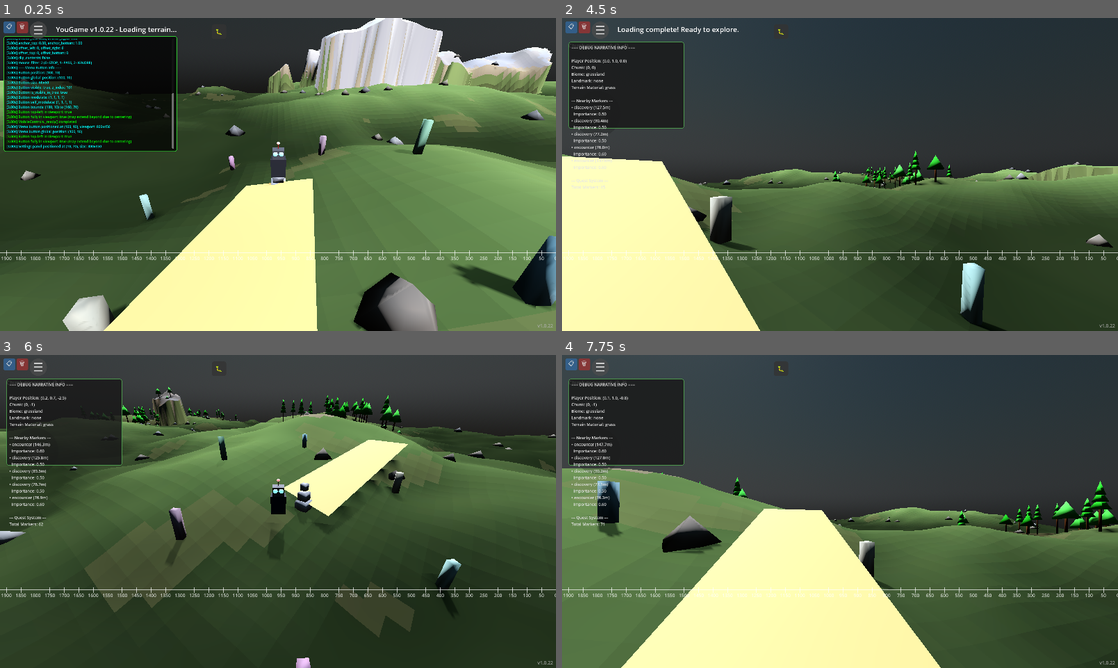
Above: before the commit, frames 1-4 (two rows, left to right).
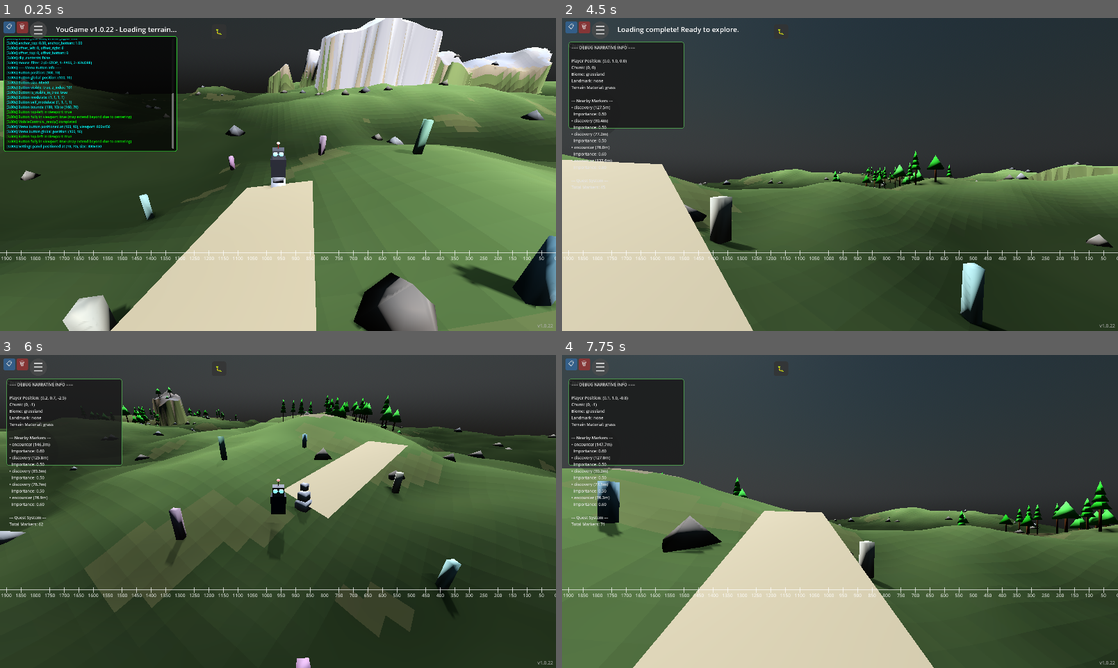
Above: after the commit, the same moments.

Repository: felix-dieterle/YouGame_godot4_public
Game: Godot game, scene res://scenes/main.tscn
Same seed, same stepped clock (60 frames per second), same inputs: the game is played once before the commit and once after it.
Inputs (mouse positions are in pixels of both pictures, inside the frame that each line leads up to):
- Up to frame 1 (0.25 s): no input
- Up to frame 2 (4.5 s): click "📋" at 0.5 s; click "🗑" at 1.25 s; click "☰" at 2 s; click "▶ Resume Game" at 2.75 s; click "🐛" at 3.5 s; tap Enter at 4.25 s; move the mouse to (962, 158) at 4.27 s; hold Right (ui_right) from 4.28 s (still down); hold V (toggle_camera_view) from 4.28 s (still down); click (962, 158) at 4.42 s
- Up to frame 3 (6 s): release Right (ui_right) at 5 s; release V (toggle_camera_view) at 5 s; drag from (166, 527) to (250, 574) at 5.02 s; move the mouse to (333, 442) at 5.77 s; hold Right (ui_right) from 5.78 s (still down); hold V (toggle_camera_view) from 5.78 s (still down)
- Up to frame 4 (7.75 s): release Right (ui_right) at 6.5 s; release V (toggle_camera_view) at 6.5 s; tap Space at 6.5 s; drag from (812, 574) to (673, 464) at 6.52 s; move the mouse to (1006, 558) at 7.27 s; hold Left (ui_left) from 7.28 s (still down); hold V (toggle_camera_view) from 7.28 s (still down)

The runs differ from the first frame. In frame 1, 12% of the frame differs, in the area x 18-58%, y 51-100%; in frame 2, 14%; in frame 3, 2.5%; in frame 4, 17%, in the area x 10-69%, y 49-100%.

Commit message:
Reduce path elevation and change colors to ground texture appearance
Co-authored-by: felix-dieterle <1490062+felix-dieterle@users.noreply.github.com>

Diff:
--- a/scripts/chunk.gd
+++ b/scripts/chunk.gd
@@ -15,12 +15,12 @@
 const MIN_WALKABLE_PERCENTAGE = 0.8
 const HEIGHT_RANGE = 10.0  # Maximum height variation from noise (±10 units)
 const HEIGHT_COLOR_DIVISOR = HEIGHT_RANGE * 4.0  # Normalizes height to color range
-const PATH_ELEVATION_OFFSET = 0.15  # Height offset for paths above terrain for visibility
-
-# Path colors - bright and contrasting for visibility
-const BRANCH_PATH_COLOR = Color(0.65, 0.55, 0.4)  # Lighter dirt/sand
-const MAIN_PATH_COLOR = Color(0.75, 0.7, 0.55)  # Light tan/beige
-const ENDPOINT_PATH_COLOR = Color(0.8, 0.65, 0.4)  # Bright sandy
+const PATH_ELEVATION_OFFSET = 0.01  # Minimal offset to prevent z-fighting, path as ground texture
+
+# Path colors - subtle earth tones as ground texture variation
+const BRANCH_PATH_COLOR = Color(0.52, 0.48, 0.38)  # Subtle dirt path
+const MAIN_PATH_COLOR = Color(0.55, 0.50, 0.40)  # Slightly worn earth
+const ENDPOINT_PATH_COLOR = Color(0.58, 0.52, 0.42)  # Well-traveled ground
 
 # Rock placement constants
 const ROCK_SEED_OFFSET = 12345  # Offset for rock placement seed differentiation
@@ -838,16 +838,16 @@
     path_mesh_instance = MeshInstance3D.new()
     path_mesh_instance.mesh = path_mesh
 
-    # Create path material - improved for better visibility
+    # Create path material - natural ground texture appearance
     var path_material = StandardMaterial3D.new()
     path_material.vertex_color_use_as_albedo = true
     path_material.shading_mode = BaseMaterial3D.SHADING_MODE_PER_PIXEL
-    path_material.roughness = 0.8  # Slightly less rough for subtle sheen
+    path_material.roughness = 0.9  # Natural earth surface
     path_material.metallic = 0.0
     path_material.albedo_texture = null
     path_material.emission_enabled = false
     path_mesh_instance.set_surface_override_material(0, path_material)
-    path_mesh_instance.cast_shadow = GeometryInstance3D.SHADOW_CASTING_SETTING_ON  # Enable shadows for depth
+    path_mesh_instance.cast_shadow = GeometryInstance3D.SHADOW_CASTING_SETTING_OFF  # Ground texture, no distinct shadow
 
     add_child(path_mesh_instance)
 
@@ -872,13 +872,13 @@
     var p3 = end + perpendicular * width / 2.0
     var p4 = end - perpendicular * width / 2.0
 
-    # Get heights at corners - elevate paths more for better visibility
+    # Get heights at corners - minimal elevation to prevent z-fighting
     var h1 = get_height_at_world_pos(chunk_x * CHUNK_SIZE + p1.x, chunk_z * CHUNK_SIZE + p1.y) + PATH_ELEVATION_OFFSET
     var h2 = get_height_at_world_pos(chunk_x * CHUNK_SIZE + p2.x, chunk_z * CHUNK_SIZE + p2.y) + PATH_ELEVATION_OFFSET
     var h3 = get_height_at_world_pos(chunk_x * CHUNK_SIZE + p3.x, chunk_z * CHUNK_SIZE + p3.y) + PATH_ELEVATION_OFFSET
     var h4 = get_height_at_world_pos(chunk_x * CHUNK_SIZE + p4.x, chunk_z * CHUNK_SIZE + p4.y) + PATH_ELEVATION_OFFSET
 
-    # Path color based on type - made more visible and distinct
+    # Path color based on type - subtle texture variation for ground paths
     var path_color = BRANCH_PATH_COLOR
     if segment.path_type == PathSystem.PathType.MAIN_PATH:
         path_color = MAIN_PATH_COLOR
